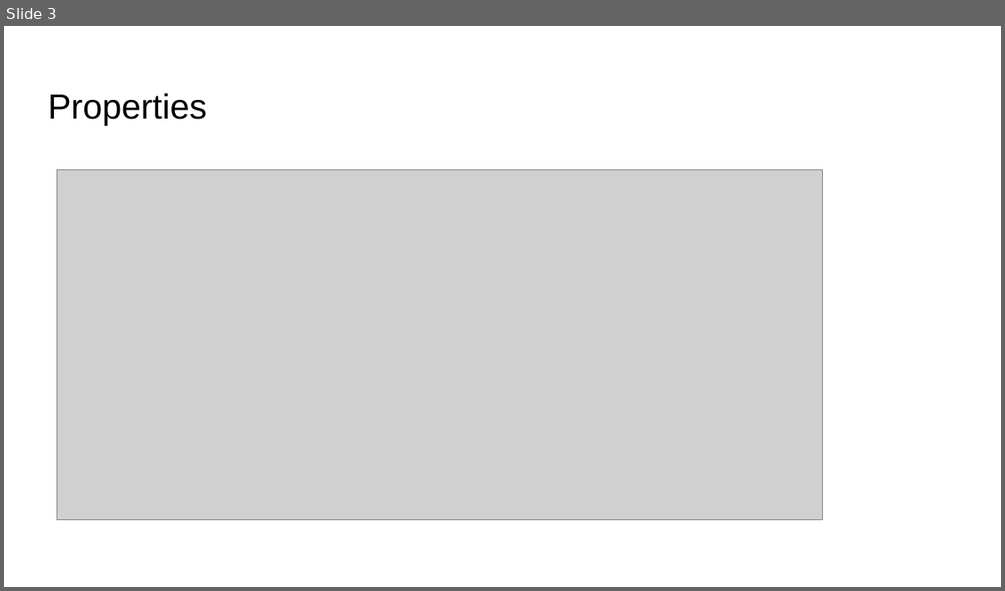
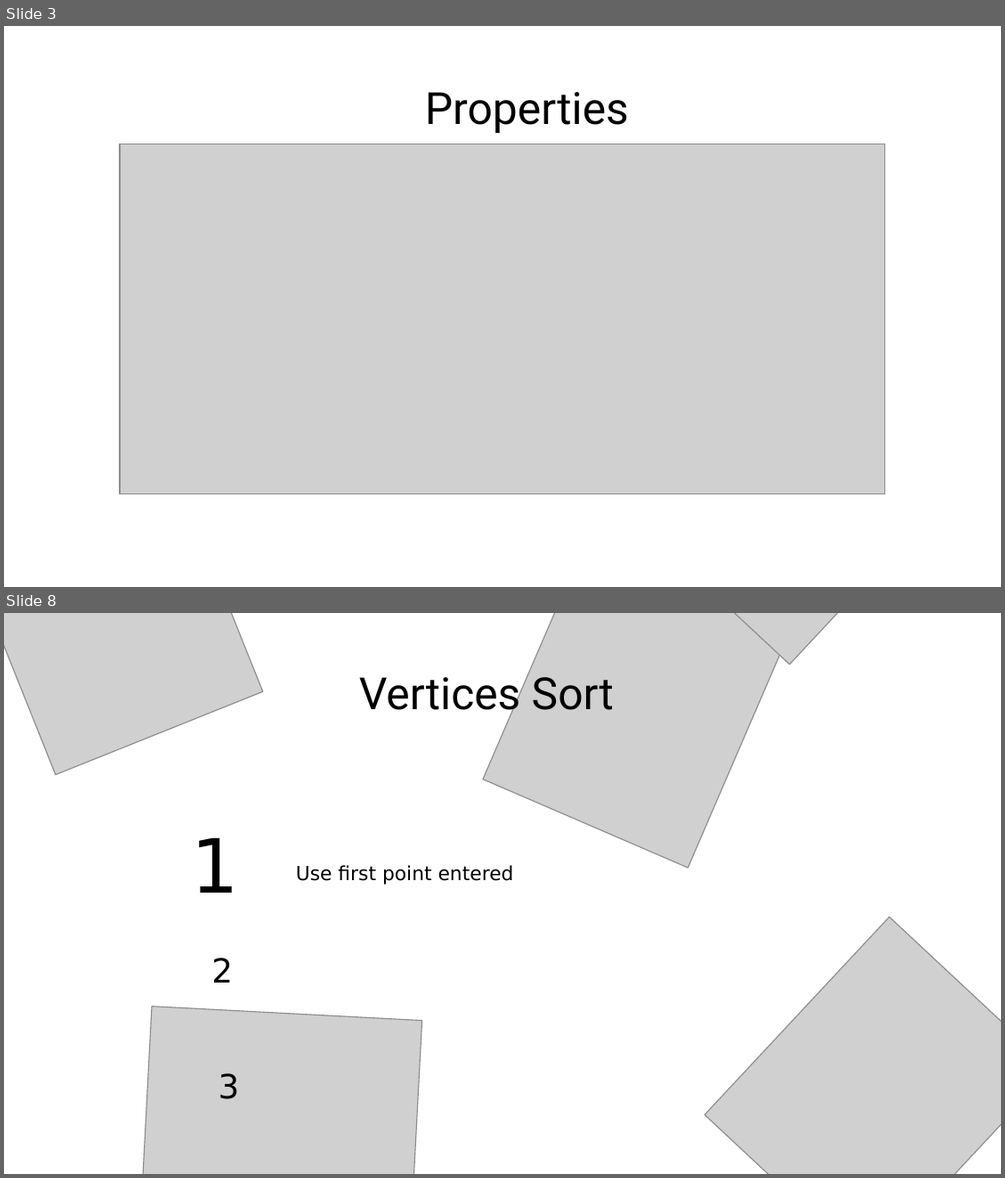
Before and after one commit to AnrozPerson/Classifying-Shapes-from-Coordinates, a slide deck: CAT T3 Design.pptx. Shown one above the other, each under a label of ours: slide 3 before the commit, slides 3 and 8 after it; the slides between them are not shown. The pictures are 1005x591 and 1005x1178 pixels, drawn with LibreOffice and Linux fonts; fonts in the diff are those of the drawing; grey boxes stand for pictures; background and template pictures are left out. Boxes give left, top, right and bottom in pixels: in the first picture for what was removed or moved away, otherwise in the second. Text is boxed around its words. In the diff, an @@ line names an element or a change of style, - is before the commit and + after.

```diff
--- a/CAT T3 Design.pptx
+++ b/CAT T3 Design.pptx
@@ slide 8 added at bbox=[4, 613, 1001, 1174], background #FFFFFF @@
@@ text added at bbox=[359, 677, 614, 720], 32 pt, text #000000 @@
+Vertices Sort
@@ text added at bbox=[191, 837, 238, 892], 54 pt, text #000000 @@
+1
@@ text added at bbox=[296, 865, 514, 884], 14 pt, text #000000 @@
+Use first point entered
@@ group added at bbox=[4, 613, 1001, 1174]: 5 pictures @@
@@ text added at bbox=[211, 957, 233, 982], 24 pt, text #000000 @@
+2
@@ text added at bbox=[218, 1073, 240, 1099], 24 pt, text #000000 @@
+3
@@ slide 3 changed as well @@
@@ text "Properties": place and size @@
-text "Properties" at bbox=[48, 93, 207, 126]
+text "Properties" at bbox=[425, 92, 629, 133]
@@ text "Properties" at bbox=[425, 92, 629, 133]: size 25.2 to 32 pt, font Arial to Roboto @@
@@ picture: place and size @@
-picture at bbox=[57, 169, 823, 519]
+picture at bbox=[120, 143, 885, 493]
```
Also in this commit, not shown: 5 other slides changed, 7 other slides added, 4 slides removed, 1 other file.
